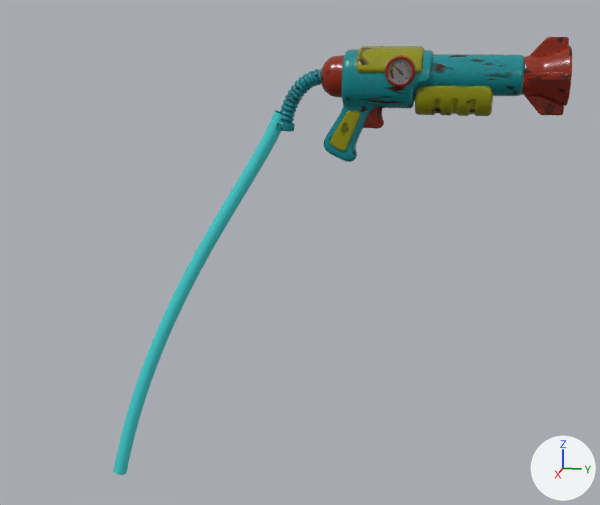
The glTF model godot/assets/models/zaino/proposte_lance/lancia_b_cannone/lancia_b_cannone.gltf, before and after one commit.
Rendered twice from a 50 mm lens placed at (2.061, -0.224, 0.064), pointed at (0.001, -0.636, -0.451). Every picture has the same lights, and +X, +Y and +Z are marked at lower right. The first picture is the older version. Vertices at exactly the same position are counted once.

Objects in the first picture: 'Lancia', 'TuboZaino'.
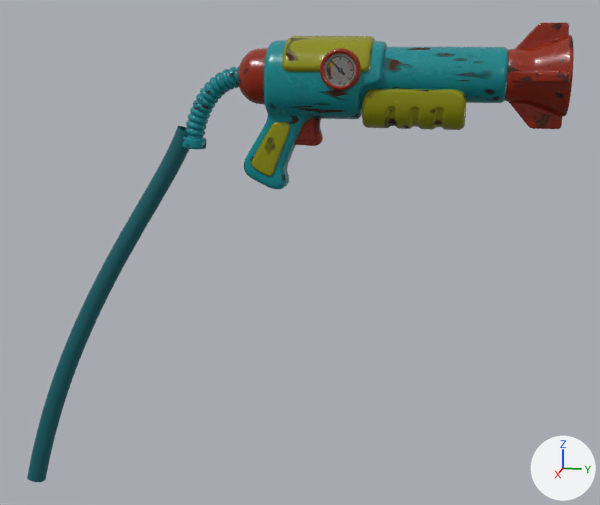
Pixel boxes [x1, y1, x2, y2] of what changed, in the pictures (600 x 505 px):
```json
{"object": "Lancia", "change": "rescaled", "before": [276, 37, 572, 162], "after": [182, 22, 574, 189], "on screen": "32% wider, 33% taller"}
{"object": "TuboZaino", "change": "recoloured, reshaped", "before": [113, 110, 283, 475], "after": [27, 126, 189, 482]}
```

The change, as JSON lines over the scene's bpy script:
```json
{"op": "set", "path": "mat_tubo_lancia_b_cannone.base_color", "old": "(0.05, 0.62, 0.62)", "new": "(0.0, 0.1, 0.12)", "note": "cyan #3fcece -> dark cyan #005961"}
{"block": "me_mesh_0", "where": "# used by ob_lancia; location = (0.0, 0.0, 0.0)"}
{"op": "remove", "block": "me_mesh_0", "code": "me_mesh_0.from_pydata(...)  # 15310 vertices, 30607 faces; spans x -0.088..0.087, y -0.7..0.0, z -0.21..0.089"}
{"op": "add", "block": "me_mesh_0", "code": "me_mesh_0.from_pydata(...)  # 15310 vertices, 30607 faces; spans x -0.119..0.118, y -0.95..0.0, z -0.285..0.121"}
{"block": "me_mesh_0", "change": "me_mesh_0 part 1: the whole mesh is scaled about its middle by 1.36, then moved by (0.0, -0.125, -0.022)"}
{"block": "me_tubo_zaino", "where": "# used by ob_tubozaino; location = (0.0, 0.0, 0.0)"}
{"op": "remove", "block": "me_tubo_zaino", "code": "me_tubo_zaino.from_pydata(...)  # 3820 vertices, 7600 faces; spans x -0.018..0.157, y -1.125..-0.667, z -1.058..-0.088"}
{"op": "add", "block": "me_tubo_zaino", "code": "me_tubo_zaino.from_pydata(...)  # 3820 vertices, 7600 faces; spans x -0.026..0.164, y -1.382..-0.911, z -1.106..-0.131"}
{"block": "me_tubo_zaino", "change": "me_tubo_zaino part 2: 3820 of 3820 vertices moved; they spanned x -0.018..0.157, y -1.125..-0.667, z -1.058..-0.088 and now span x -0.026..0.164, y -1.382..-0.911, z -1.106..-0.131; mean shift (-0.001, -0.25, -0.046)"}
```
